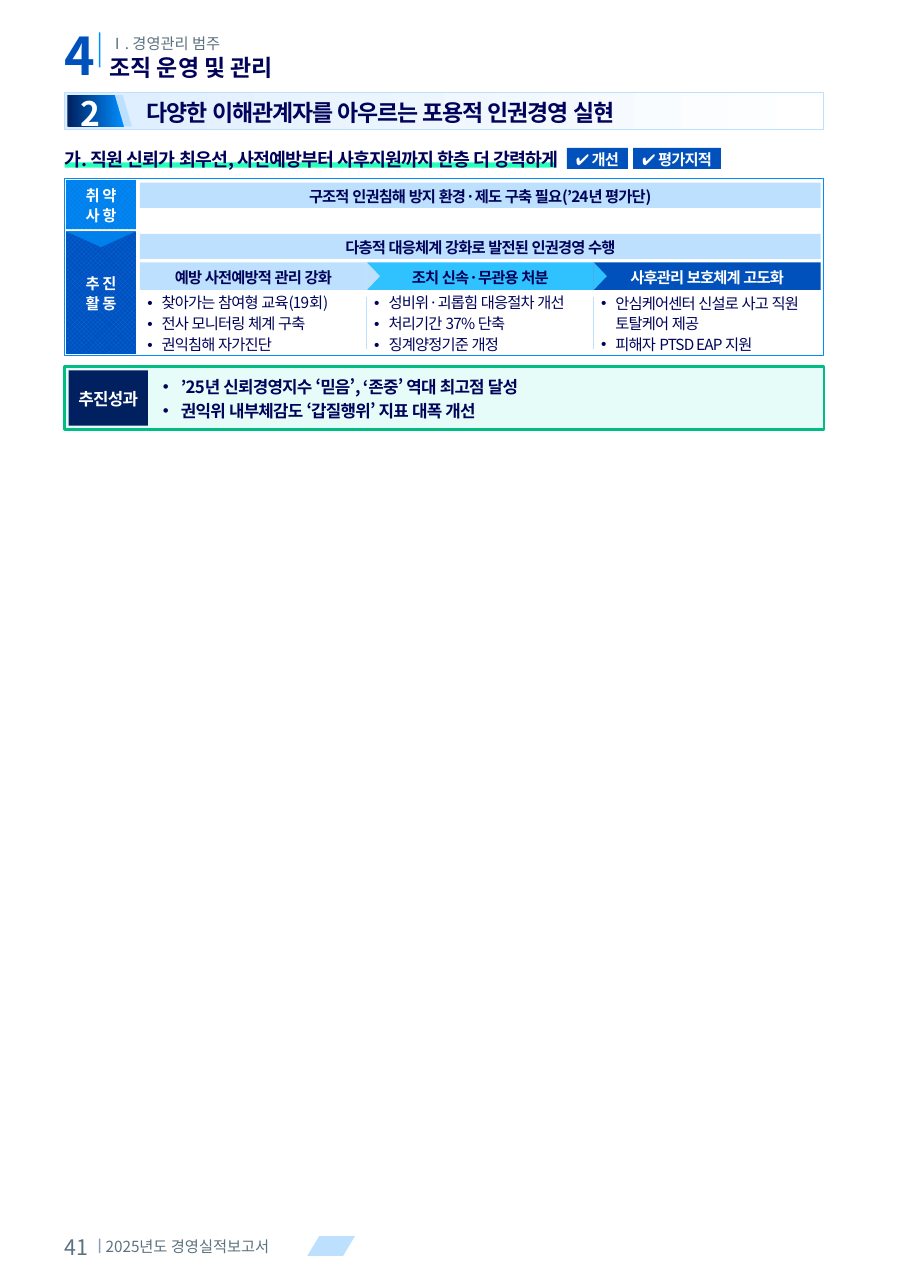
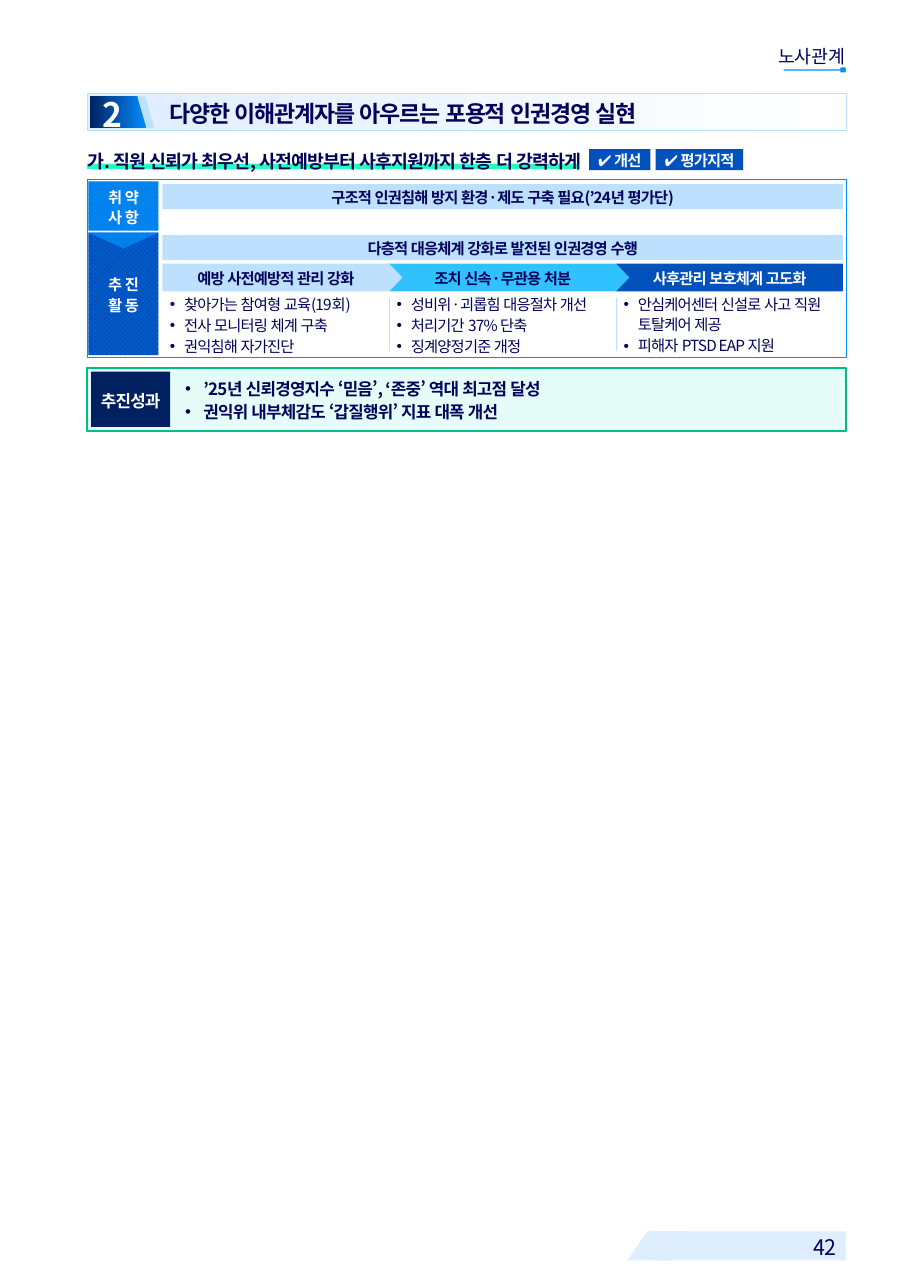
Before and after one commit to khjlsi-creator/claude, a slide deck: slide 42 of korad-경영평가-ppt/KORAD_경영평가_레이아웃_템플릿_A4세로.pptx (slide 41 before the commit). Drawn at 911x1288 pixels with LibreOffice and Linux fonts; fonts in the diff are those of the drawing; background and template pictures are left out. Boxes give left, top, right and bottom in pixels: in the first picture for what was removed or moved away, otherwise in the second. Text is boxed around its words. In the diff, an @@ line names an element or a change of style, - is before the commit and + after.

```diff
--- a/korad-경영평가-ppt/KORAD_경영평가_레이아웃_템플릿_A4세로.pptx
+++ b/korad-경영평가-ppt/KORAD_경영평가_레이아웃_템플릿_A4세로.pptx
@@ text removed at (65, 36, 96, 75) @@
-4
@@ rectangle removed at (99, 32, 100, 67) @@
@@ text removed at (110, 36, 220, 50) @@
-Ⅰ. 경영관리 범주
@@ text removed at (110, 56, 273, 78) @@
-조직 운영 및 관리
@@ text added at (778, 47, 845, 69), 12 pt, text #000359 @@
+노사관계
@@ rectangle added at (783, 69, 845, 71), fill #008EFF @@
@@ rectangle added at (840, 67, 846, 73), fill #008EFF @@
@@ 13 texts, 12 rectangles, 4 freeform shapes: place and size @@
-13 texts, 12 rectangles, 4 freeform shapes at (65, 91, 824, 430)
+13 texts, 12 rectangles, 4 freeform shapes at (87, 94, 846, 431)
@@ line moved from (367, 296) - (367, 349) to (389, 299) - (389, 350) @@
@@ line moved from (594, 296) - (594, 349) to (616, 299) - (616, 350) @@
@@ 4 texts, 2 rectangles, 1 freeform shape: place and size @@
-4 texts, 2 rectangles, 1 freeform shape at (68, 95, 627, 425)
+4 texts, 2 rectangles, 1 freeform shape at (91, 96, 650, 426)
@@ text removed at (65, 1239, 89, 1255) @@
-41
@@ rectangle removed at (99, 1239, 100, 1254) @@
@@ text removed at (106, 1239, 269, 1253) @@
-2025년도 경영실적보고서
@@ parallelogram removed at (307, 1236, 355, 1256) @@
@@ parallelogram added at (627, 1232, 687, 1260), fill #DEEEFF @@
@@ rectangle added at (653, 1232, 846, 1260), fill #DEEEFF @@
@@ text added at (813, 1239, 837, 1255), 14 pt, text #000359 @@
+42
```
Also in this commit, not shown: 39 other slides changed, 6 slides added, 5 slides removed, 3 other files.
